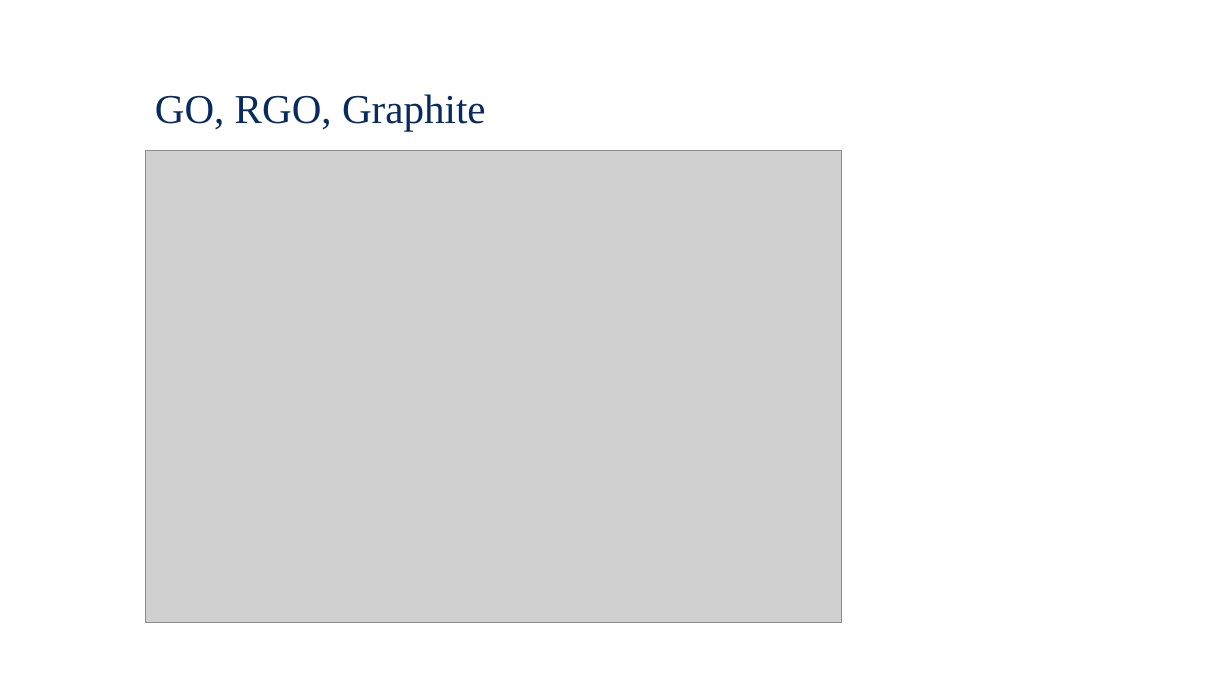
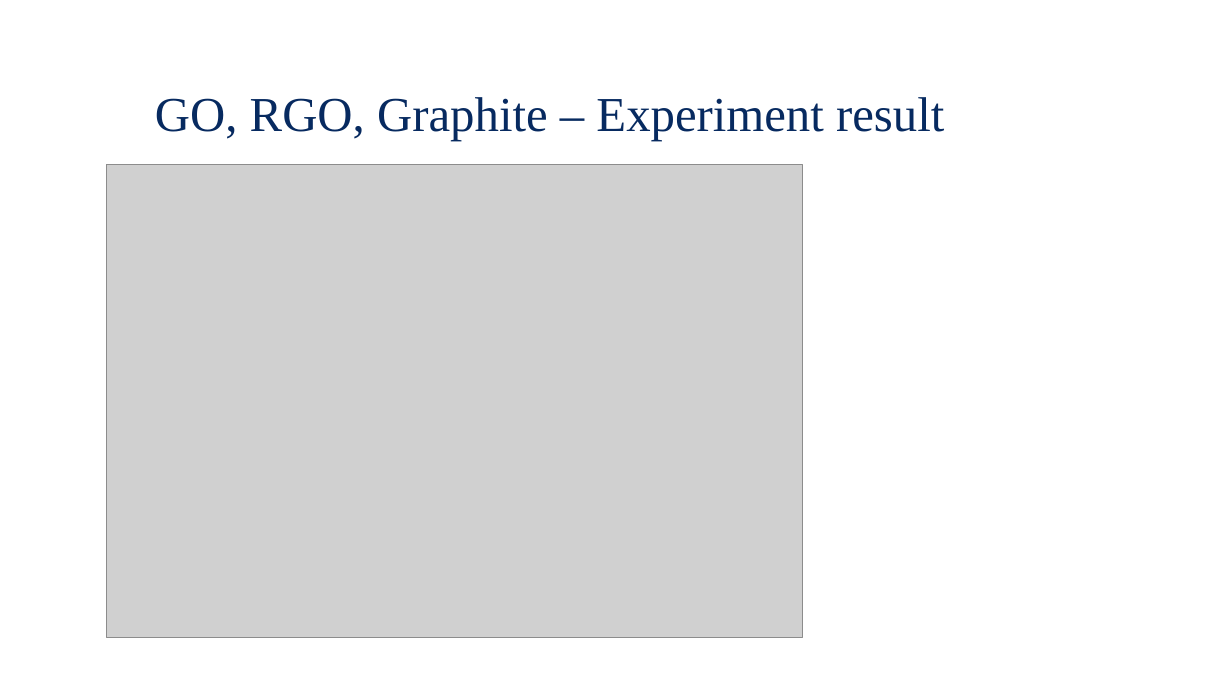
Before and after one commit to Waterbird20/APL2, a slide deck: slide 9 of Raman_Final Presentation.pptx (slide 7 before the commit). Drawn at 1232x693 pixels with LibreOffice and Linux fonts; fonts in the diff are those of the drawing; grey boxes stand for pictures; background and template pictures are left out. Boxes give left, top, right and bottom in pixels: in the first picture for what was removed or moved away, otherwise in the second. Text is boxed around its words. In the diff, an @@ line names an element or a change of style, - is before the commit and + after.

```diff
--- a/Raman_Final Presentation.pptx
+++ b/Raman_Final Presentation.pptx
@@ text at <box>155,97,944,141</box>: text changed; size 32 to 38 pt @@
-GO, RGO, Graphite
+GO, RGO, Graphite – Experiment result
@@ picture: place and size @@
-picture at <box>146,150,842,623</box>
+picture at <box>106,165,802,638</box>
```
Also in this commit, not shown: 8 other slides changed, 4 slides added, 2 slides removed, 2 other files.
